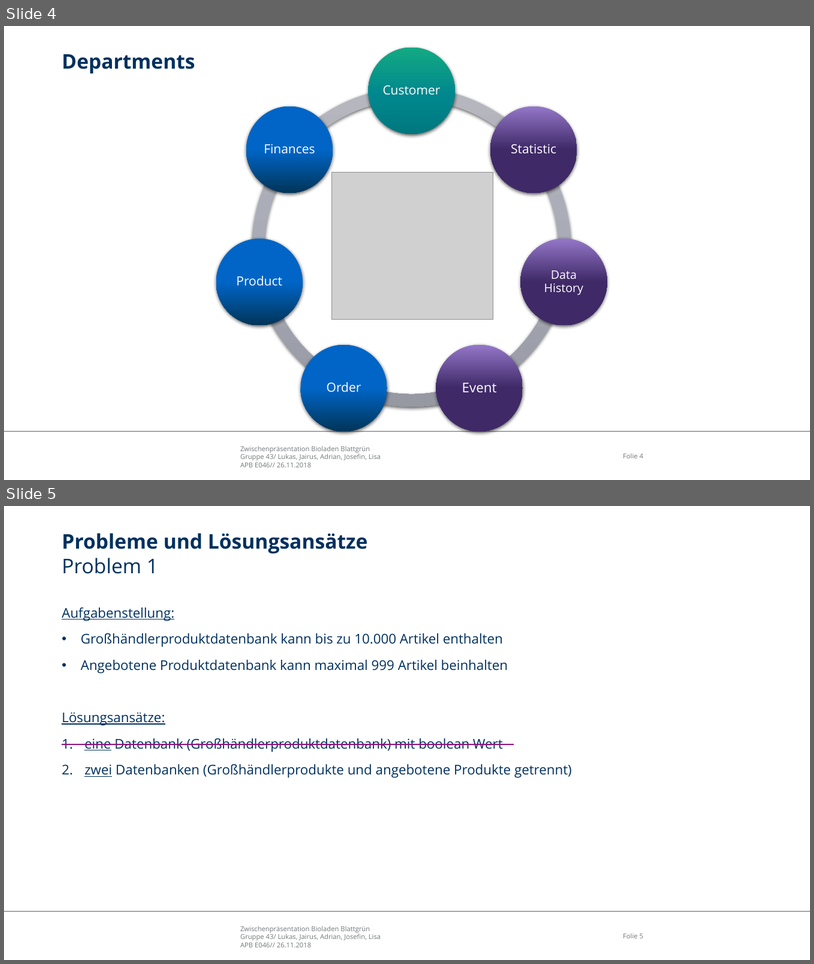
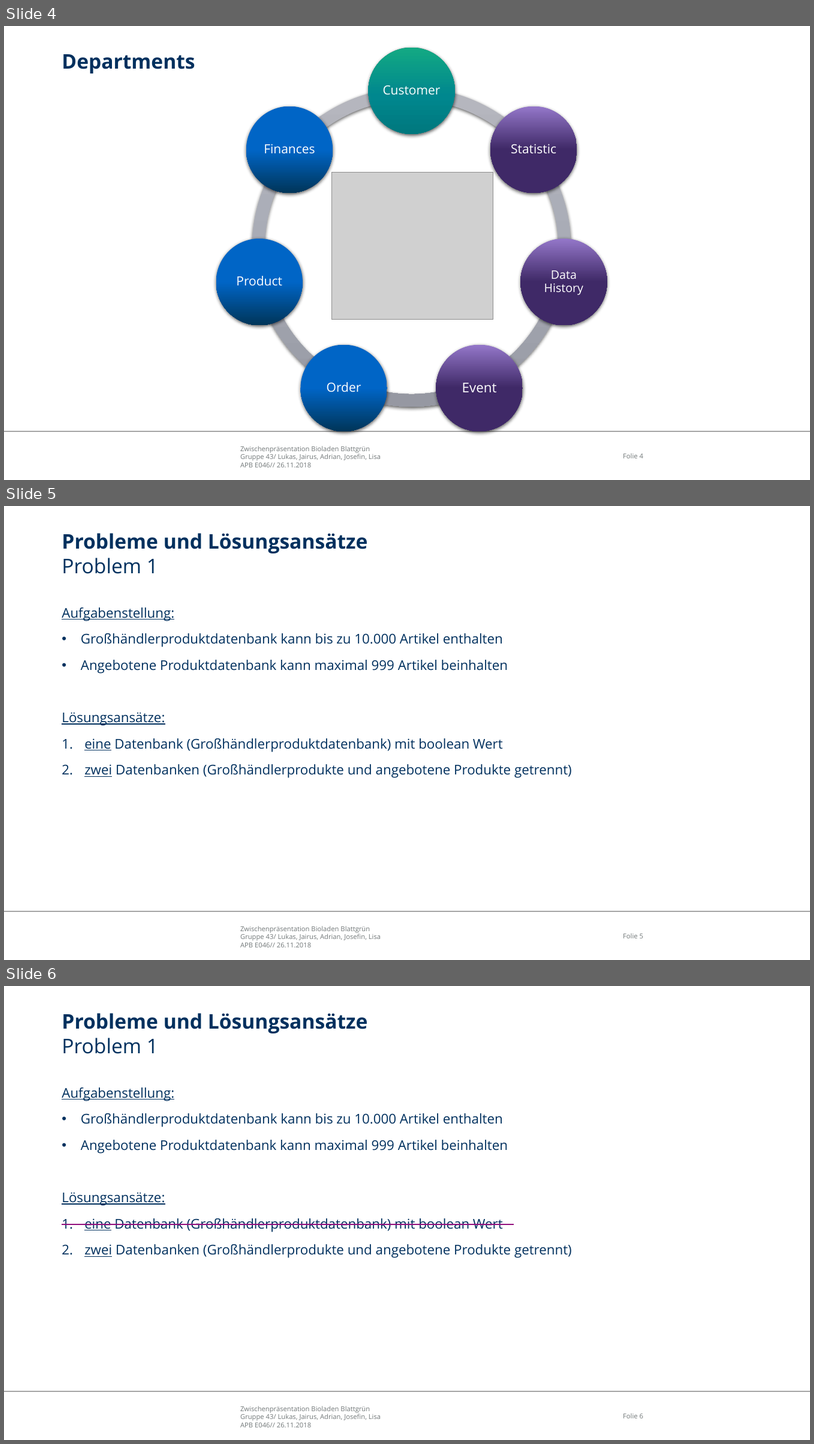
Before and after one commit to LimitlessGreen/swt18w43, a slide deck: src/main/presentation/Zwischenpraesentation.pptx. Shown one above the other, each under a label of ours: slides 4 and 5 before the commit, slides 4, 5 and 6 after it. The pictures are 814x964 and 814x1444 pixels, drawn with LibreOffice and Linux fonts; fonts in the diff are those of the drawing; grey boxes stand for pictures; background and template pictures are left out. Boxes give left, top, right and bottom in pixels: in the first picture for what was removed or moved away, otherwise in the second. Text is boxed around its words. In the diff, an @@ line names an element or a change of style, - is before the commit and + after.

```diff
--- a/src/main/presentation/Zwischenpraesentation.pptx
+++ b/src/main/presentation/Zwischenpraesentation.pptx
@@ slide 5 added at box(4, 506, 810, 960), background #FFFFFF; not listed: 3 template elements that a slide beside it also shows @@
@@ title added at box(62, 533, 368, 574), 24 pt, text #00305E, bold @@
+Probleme und Lösungsansätze
+Problem 1
@@ text added at box(62, 607, 572, 778), 16 pt, text #00305E @@
+Aufgabenstellung:
+• Großhändlerproduktdatenbank kann bis zu 10.000 Artikel enthalten
+• Angebotene Produktdatenbank kann maximal 999 Artikel beinhalten
+Lösungsansätze:
+1. eine Datenbank (Großhändlerproduktdatenbank) mit boolean Wert
+2. zwei Datenbanken (Großhändlerprodukte und angebotene Produkte getrennt)
@@ what was slide 5 is now slide 6 @@
```
Also in this commit, not shown: 5 other slides added.
